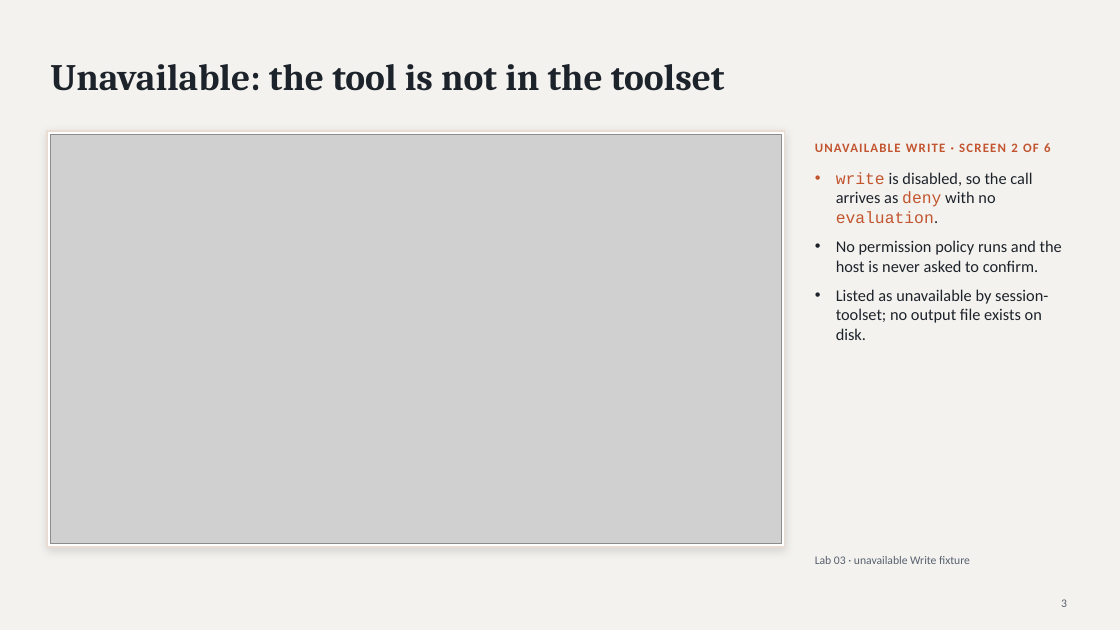
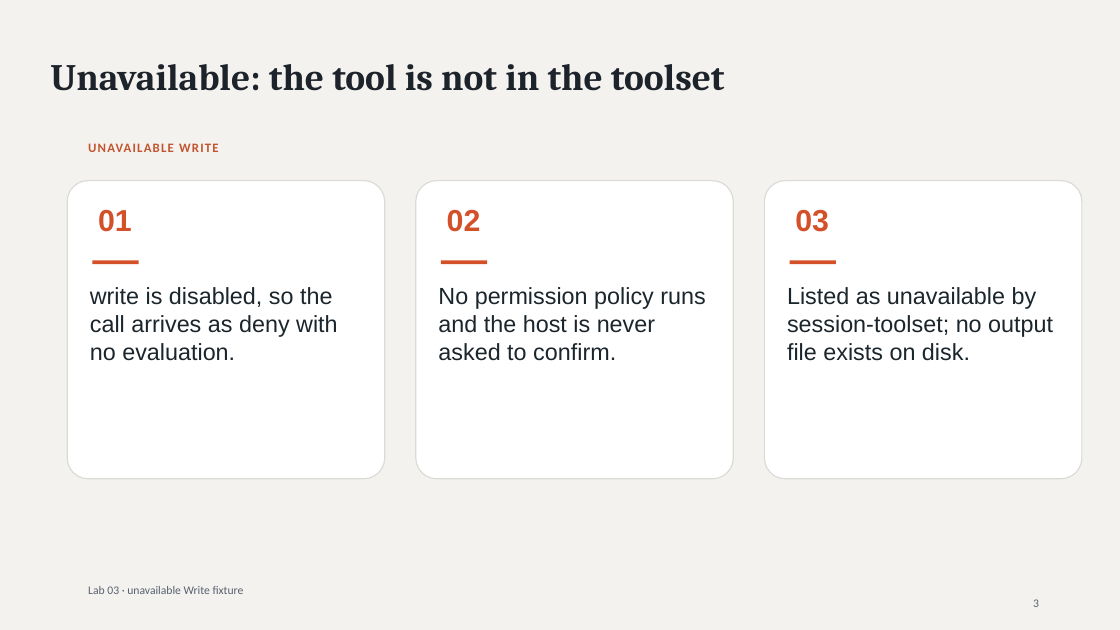
Before and after one commit to luiscoco/Udemy-claude-managed-agents-Lab-75, a slide deck: slide 3 of presentations/lab03/output/Lab03-Claude-Managed-Agents-Built-in-Tools.pptx. Drawn at 1120x630 pixels with LibreOffice and Linux fonts; fonts in the diff are those of the drawing; grey boxes stand for pictures. Boxes give left, top, right and bottom in pixels: in the first picture for what was removed or moved away, otherwise in the second. Text is boxed around its words. In the diff, an @@ line names an element or a change of style, - is before the commit and + after.

```diff
--- a/presentations/lab03/output/Lab03-Claude-Managed-Agents-Built-in-Tools.pptx
+++ b/presentations/lab03/output/Lab03-Claude-Managed-Agents-Built-in-Tools.pptx
@@ rectangle removed at [47, 131, 785, 547] @@
@@ picture removed at [50, 134, 781, 544] @@
@@ text at [88, 143, 219, 152]: text changed @@
-UNAVAILABLE WRITE · SCREEN 2 OF 6
+UNAVAILABLE WRITE
@@ text at [836, 172, 1062, 272]: paragraphs removed @@
-• write is disabled, so the call arrives as deny with no evaluation.
-• No permission policy runs and the host is never asked to confirm.
@@ rounded rectangle added at [67, 181, 385, 479], fill #FFFFFF, outline #DADBD7 1 pt @@
@@ rounded rectangle added at [416, 181, 734, 479], fill #FFFFFF, outline #DADBD7 1 pt @@
@@ rounded rectangle added at [765, 181, 1082, 479], fill #FFFFFF, outline #DADBD7 1 pt @@
@@ text added at [98, 210, 132, 232], 26 pt, text #D45029, bold @@
+01
@@ text added at [447, 210, 481, 232], 26 pt, text #D45029, bold @@
+02
@@ text added at [795, 210, 829, 232], 26 pt, text #D45029, bold @@
+03
@@ rectangle added at [92, 260, 139, 264], fill #D45029 @@
@@ rectangle added at [441, 260, 487, 264], fill #D45029 @@
@@ rectangle added at [790, 260, 836, 264], fill #D45029 @@
@@ text added at [90, 287, 338, 361], 20 pt, text #1B252C @@
+write is disabled, so the call arrives as deny with no evaluation.
@@ text added at [438, 287, 705, 361], 20 pt, text #1B252C @@
+No permission policy runs and the host is never asked to confirm.
@@ text "Listed as unavailable by session-toolset; ...": place and size @@
-text "Listed as unavailable by session-toolset; ..." at [836, 172, 1062, 340]
+text "Listed as unavailable by session-toolset; ..." at [787, 287, 1053, 361]
@@ text "Listed as unavailable by session-toolset; ..." at [787, 287, 1053, 361]: size 14 to 20 pt, font Calibri to Arial, text colour #1D232A to #1B252C; bullet • to none; less space between paragraphs @@
@@ text "Lab 03 · unavailable Write ...": place and size @@
-text "Lab 03 · unavailable Write ..." at [815, 556, 970, 564]
+text "Lab 03 · unavailable Write ..." at [88, 586, 244, 594]
@@ text "3" at [1033, 599, 1039, 607]: alignment right to left @@
```
Also in this commit, not shown: 21 other slides changed, 3 slides added, 4 other files.
